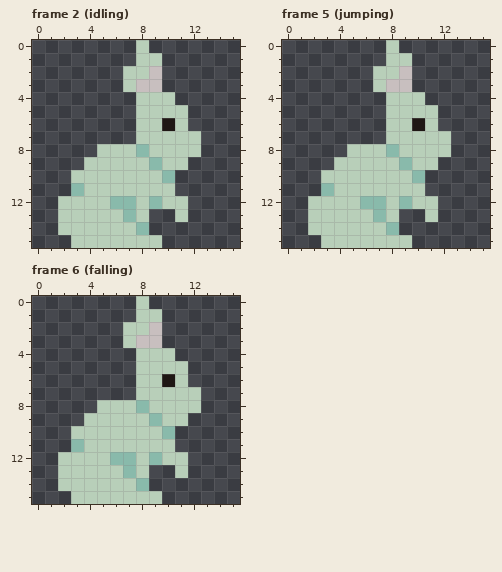
Two versions of one pixel-art file, Assets/Art/Bunny.aseprite. The picture above is the old version.
16x16 pixels, 6 frames. Shown: frame 2 (idling), frame 5 (jumping), frame 6 (falling).
The result:
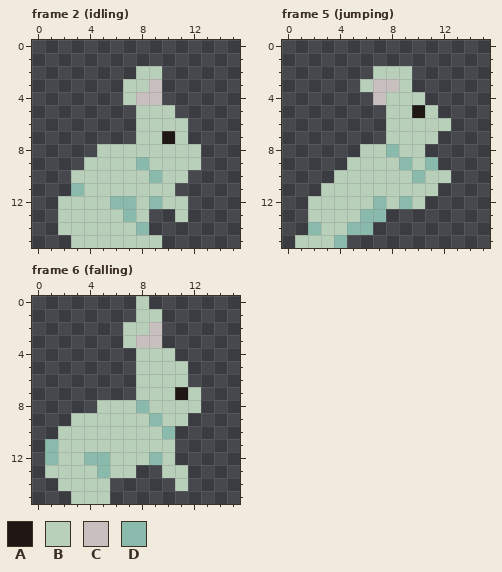
Palette (. is transparent): A #1f1714  B #b8cfb9  C #c8bfbf  D #89baab
Difference:
Frame 2 (idling):
Colour B gives way to colour A in row 7 at x 10.
The edit adds colour B in row 4 at x 7; in row 9 at x 12; in row 10 at x 11.
Colour A gives way to colour B in row 6 at x 10.
Colour C gives way to colour B in row 2 at x 9; in row 3 at x 8.
Colour D gives way to colour B in row 8 at x 8; in row 9 at x 9; in row 10 at x 10.
Colour B gives way to colour C in row 4 at x 8 to 9.
Colour B gives way to colour D in row 9 at x 8; in row 10 at x 9.
The author cleared colour B in row 0 at x 8; in row 1 at x 8 to 9; in row 2 at x 7; in row 4 at x 10; in row 5 at x 11; in row 7 at x 12.
Frame 5 (jumping):
Colour B gives way to colour A in row 5 at x 10.
The edit adds colour B in row 3 at x 6; in row 6 at x 12; in row 10 at x 11 to 12; in row 11 at x 11; in row 15 at x 1 to 2.
Colour A gives way to colour B in row 6 at x 10.
Colour C gives way to colour B in rows 2 to 3 at x 9.
Colour D gives way to colour B in row 11 at x 3; in row 12 at x 6.
The edit adds colour C in row 4 at x 7.
Colour B gives way to colour C in row 3 at x 7.
Colour B gives way to colour D in row 9 at x 11; in row 13 at x 6; in row 14 at x 2 and 5 to 6; in row 15 at x 4.
The author cleared colour B in row 0 at x 8; in row 1 at x 8 to 9; in row 7 at x 12; in row 8 at x 5 and 11 to 12; in row 9 at x 4; in row 10 at x 3.
The author cleared colour B in row 12 at x 11; in row 13 at x 8 and 11; in row 14 at x 7; in row 15 at x 5 to 9.
The author cleared colour D in row 14 at x 8.
Frame 6 (falling):
Colour B gives way to colour A in row 7 at x 11.
The edit adds colour B in row 9 at x 3; in rows 10 to 11 at x 2; in row 13 at x 1 and 10; in row 14 at x 11.
Colour A gives way to colour B in row 6 at x 10.
Colour D gives way to colour B in row 11 at x 3; in row 12 at x 6 to 7; in row 13 at x 7.
The edit adds colour D in rows 11 to 12 at x 1.
Colour B gives way to colour D in row 12 at x 4 to 5; in row 13 at x 5.
The author cleared colour B in row 12 at x 11; in row 13 at x 8; in row 14 at x 6 to 7; in row 15 at x 6 to 9.
The author cleared colour D in row 14 at x 8.
